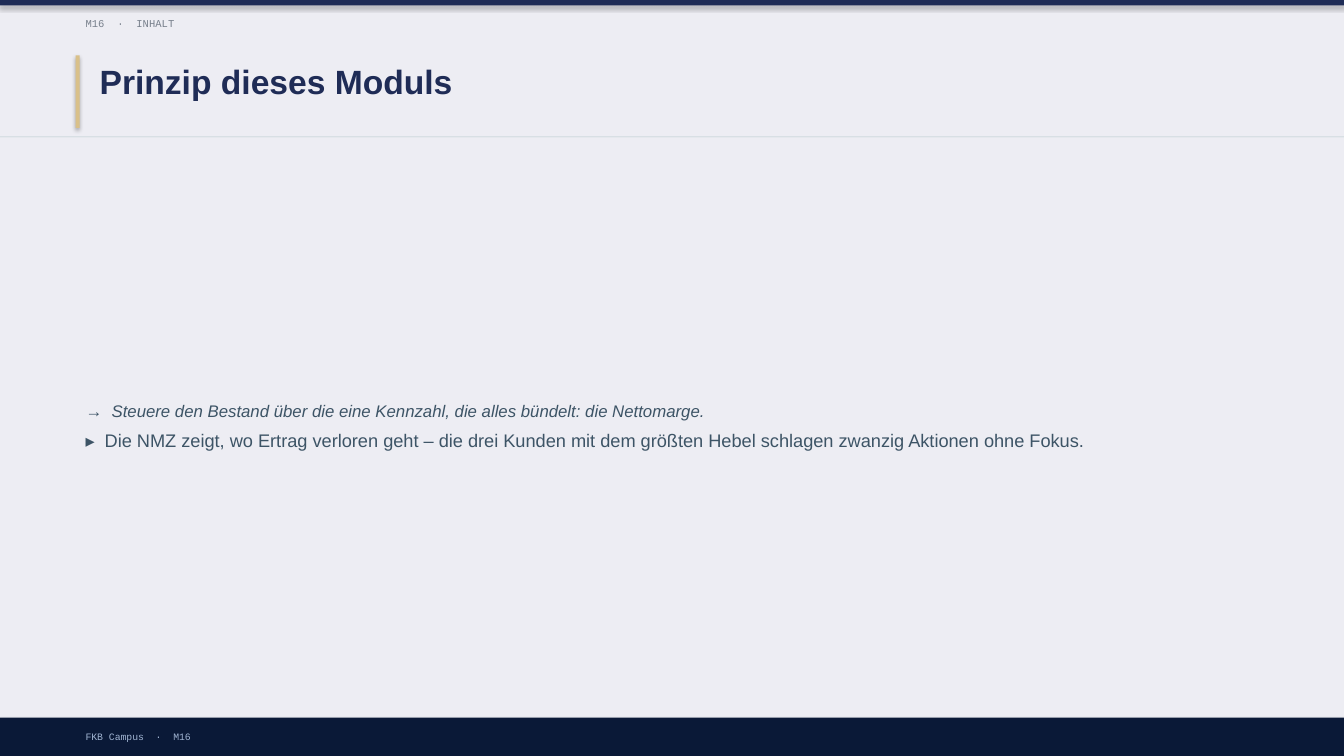
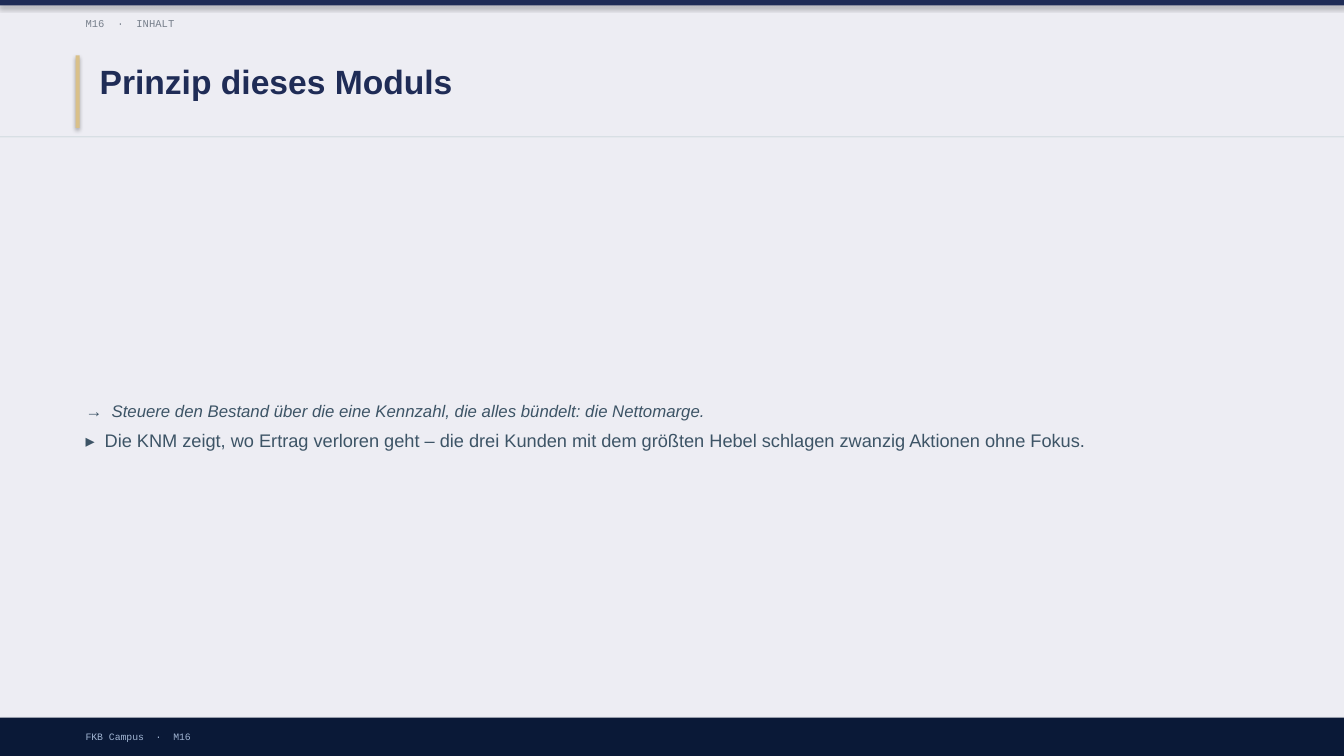
Before and after one commit to ck5rqc47pr-byte/firmenkundenakademie-online, a slide deck: slide 16 of protected-downloads/praesentation/M16.pptx. Drawn at 1344x756 pixels with LibreOffice and Linux fonts; fonts in the diff are those of the drawing. Boxes give left, top, right and bottom in pixels: in the first picture for what was removed or moved away, otherwise in the second. Text is boxed around its words. In the diff, an @@ line names an element or a change of style, - is before the commit and + after.

```diff
--- a/protected-downloads/praesentation/M16.pptx
+++ b/protected-downloads/praesentation/M16.pptx
@@ text at [105,434,1084,451]: text changed @@
-▸ Die NMZ zeigt, wo Ertrag verloren geht – die drei Kunden mit dem größten Hebel schlagen zwanzig Aktionen ohne Fokus.
+▸ Die KNM zeigt, wo Ertrag verloren geht – die drei Kunden mit dem größten Hebel schlagen zwanzig Aktionen ohne Fokus.
```
Also in this commit, not shown: 15 other slides changed, 7 other files.
